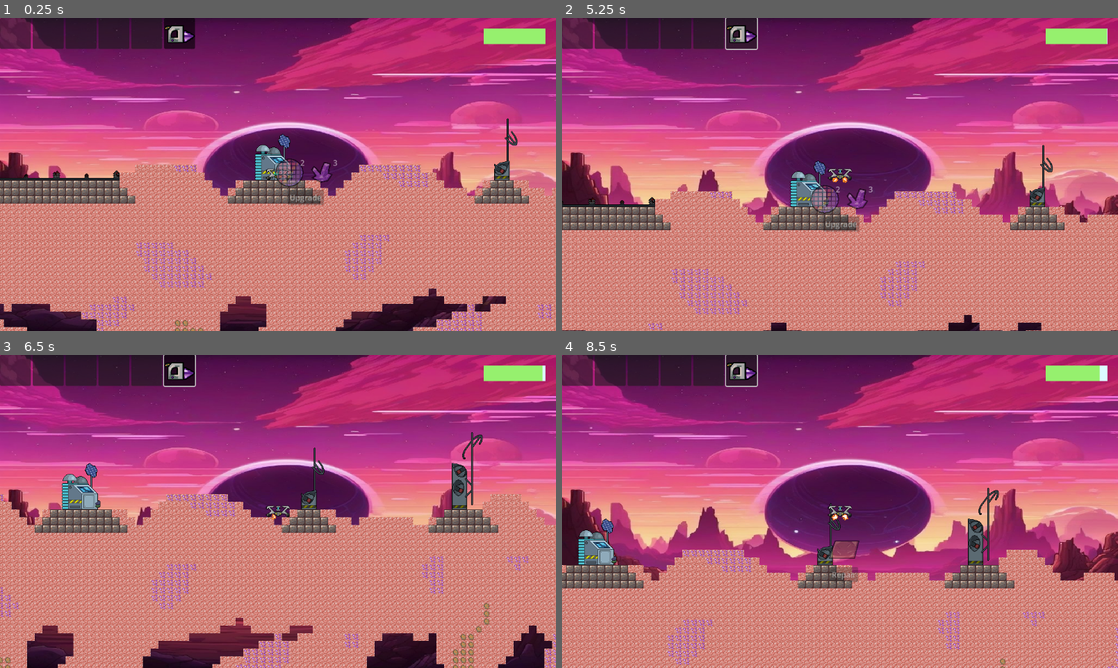
Above: before the commit, frames 1-4 (two rows, left to right).
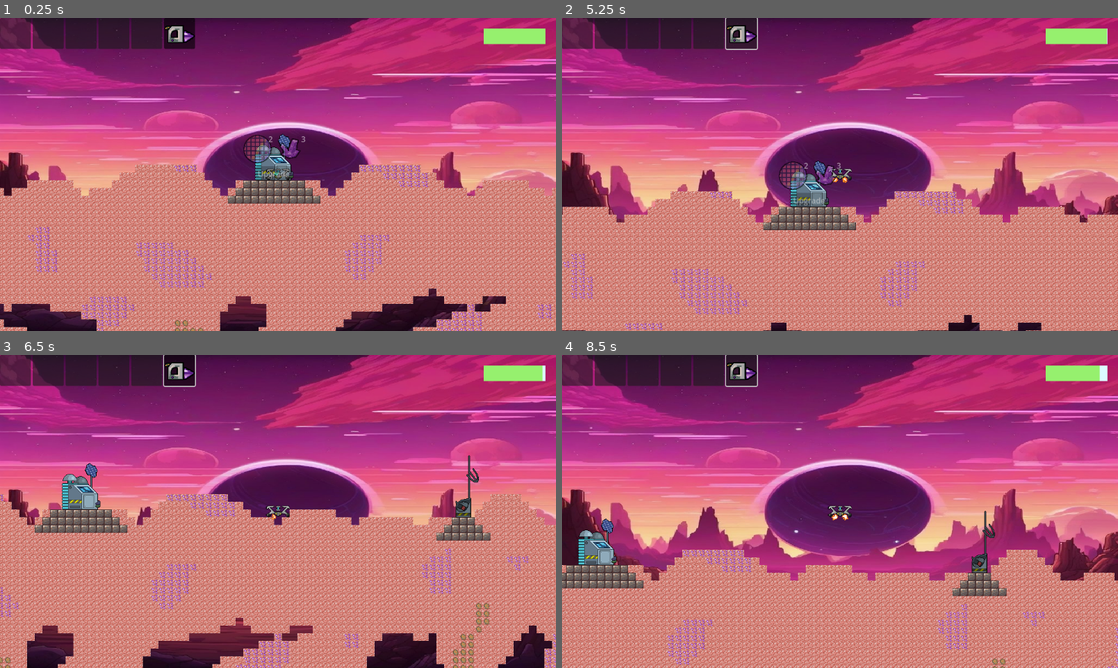
Above: after the commit, the same moments.

Repository: milana-94888u/curiostray
Game: Godot game, scene res://src/scenes/world/world.tscn
Two runs of this game, one before a commit and one after it. Both use one fixed random seed, a clock stepped at 60 frames per second and the inputs below.
Inputs (mouse positions are in pixels of both pictures, inside the frame that each line leads up to):
- Up to frame 1 (0.25 s): no input
- Up to frame 2 (5.25 s): click (578, 33) at 0.5 s; click (612, 33) at 1.25 s; click (645, 33) at 2 s; click (673, 33) at 2.75 s; click (706, 33) at 3.5 s; click (739, 33) at 4.25 s; move the mouse to (962, 158) at 5.02 s; hold D (right) from 5.03 s (still down); hold Space (fly) from 5.03 s (still down); click (962, 158) at 5.17 s
- Up to frame 3 (6.5 s): keep holding D (right); tap Up (ui_up) at 5.27, 6.02 s; move the mouse to (166, 527) at 5.77 s; release Space (fly) at 5.78 s; tap Space (fly) at 5.85 s
- Up to frame 4 (8.5 s): move the mouse to (895, 442) at 6.52 s; release D (right) at 6.53 s; hold A (left) 6.53-7.28 s; hold Space (fly) 6.53-7.28 s; move the mouse to (812, 574) at 7.27 s; hold D (right) from 7.28 s (still down); tap Space (fly) at 7.35 s; click (812, 574) at 7.42 s; tap Up (ui_up) at 7.52, 8.27 s; move the mouse to (1006, 558) at 8.02 s; hold Space (fly) from 8.03 s (still down)

The runs differ from the first frame. In frame 1, 4.1% of the frame differs, in the area x 0-96%, y 32-94%; in frame 2, 3.7%; in frame 3, 2.3%; in frame 4, 2.6%.

Commit message:
improve buildings

Diff:
--- a/project.godot
+++ b/project.godot
@@ -13,7 +13,7 @@
 config/name="Curiostray"
 run/main_scene="res://src/scenes/world/world.tscn"
 config/features=PackedStringArray("4.1", "GL Compatibility")
-config/icon="res://icon.svg"
+config/icon="res://assets/sprites/icons/laser_drill.png"
 
 [autoload]
 
--- /dev/null
+++ b/resources/crafting/golden_plate.tres
@@ -0,0 +1,26 @@
+[gd_resource type="Resource" script_class="CraftingRecipe" load_steps=9 format=3 uid="uid://ct6tddwx6k475"]
+
+[ext_resource type="Resource" uid="uid://mmptcbgpw3xq" path="res://resources/inventory/items/gold_ore.tres" id="1_4wwxn"]
+[ext_resource type="Script" path="res://src/resources/counted_item.gd" id="2_oq57q"]
+[ext_resource type="Script" path="res://src/resources/crafting/crafting_ingridient.gd" id="3_nst68"]
+[ext_resource type="Resource" uid="uid://baak4n448nw0d" path="res://resources/inventory/items/golden_plate.tres" id="4_1d30v"]
+[ext_resource type="Script" path="res://src/resources/crafting/crafring_recipe.gd" id="5_dale0"]
+
+[sub_resource type="Resource" id="Resource_vnvtv"]
+script = ExtResource("2_oq57q")
+item = ExtResource("1_4wwxn")
+amount = 3
+
+[sub_resource type="Resource" id="Resource_ybnsk"]
+script = ExtResource("3_nst68")
+reqiured_item = SubResource("Resource_vnvtv")
+
+[sub_resource type="Resource" id="Resource_vt86j"]
+script = ExtResource("2_oq57q")
+item = ExtResource("4_1d30v")
+amount = 1
+
+[resource]
+script = ExtResource("5_dale0")
+ingridients = Array[ExtResource("3_nst68")]([SubResource("Resource_ybnsk")])
+result = SubResource("Resource_vt86j")
--- /dev/null
+++ b/resources/crafting/microscheme.tres
@@ -0,0 +1,36 @@
+[gd_resource type="Resource" script_class="CraftingRecipe" load_steps=12 format=3 uid="uid://61to5id0sg7c"]
+
+[ext_resource type="Script" path="res://src/resources/counted_item.gd" id="2_cpvxt"]
+[ext_resource type="Script" path="res://src/resources/crafting/crafting_ingridient.gd" id="3_ldul0"]
+[ext_resource type="Resource" uid="uid://bg4hhg8sl0y2q" path="res://resources/inventory/items/wafer.tres" id="4_g06qm"]
+[ext_resource type="Resource" uid="uid://b8ojnygha2sho" path="res://resources/inventory/items/energy_crystal.tres" id="4_uw0fv"]
+[ext_resource type="Script" path="res://src/resources/crafting/crafring_recipe.gd" id="5_0a0j3"]
+[ext_resource type="Resource" uid="uid://dd5tfuqy7sth1" path="res://resources/inventory/items/microscheme.tres" id="5_kf3ce"]
+
+[sub_resource type="Resource" id="Resource_a8pom"]
+script = ExtResource("2_cpvxt")
+item = ExtResource("4_g06qm")
+amount = 1
+
+[sub_resource type="Resource" id="Resource_12mod"]
+script = ExtResource("3_ldul0")
+reqiured_item = SubResource("Resource_a8pom")
+
+[sub_resource type="Resource" id="Resource_jugkx"]
+script = ExtResource("2_cpvxt")
+item = ExtResource("4_uw0fv")
+amount = 2
+
+[sub_resource type="Resource" id="Resource_ususd"]
+script = ExtResource("3_ldul0")
+reqiured_item = SubResource("Resource_jugkx")
+
+[sub_resource type="Resource" id="Resource_jjn20"]
+script = ExtResource("2_cpvxt")
+item = ExtResource("5_kf3ce")
+amount = 1
+
+[resource]
+script = ExtResource("5_0a0j3")
+ingridients = Array[ExtResource("3_ldul0")]([SubResource("Resource_12mod"), SubResource("Resource_ususd")])
+result = SubResource("Resource_jjn20")
--- a/resources/inventory/items/copper_ore.tres
+++ b/resources/inventory/items/copper_ore.tres
@@ -8,4 +8,4 @@
 icon = ExtResource("1_cmwj5")
 name = "Copper ore"
 categories = Array[Resource("res://src/resources/inventory/item_category.gd")]([])
-max_stack = 8
+max_stack = 99
--- a/resources/inventory/items/copper_plate.tres
+++ b/resources/inventory/items/copper_plate.tres
@@ -6,6 +6,6 @@
 [resource]
 script = ExtResource("2_qnyhy")
 icon = ExtResource("1_7ieas")
-name = "Copper ore"
+name = "Copper plate"
 categories = Array[Resource("res://src/resources/inventory/item_category.gd")]([])
-max_stack = 8
+max_stack = 99
--- a/resources/inventory/items/energy_crystal.tres
+++ b/resources/inventory/items/energy_crystal.tres
@@ -8,4 +8,4 @@
 icon = ExtResource("1_1ar1j")
 name = "Energy crystal"
 categories = Array[Resource("res://src/resources/inventory/item_category.gd")]([])
-max_stack = 8
+max_stack = 99
--- a/resources/inventory/items/gold_ore.tres
+++ b/resources/inventory/items/gold_ore.tres
@@ -8,4 +8,4 @@
 icon = ExtResource("1_p5ph8")
 name = "Gold ore"
 categories = Array[Resource("res://src/resources/inventory/item_category.gd")]([])
-max_stack = 8
+max_stack = 99
--- a/resources/inventory/items/golden_plate.tres
+++ b/resources/inventory/items/golden_plate.tres
@@ -6,6 +6,6 @@
 [resource]
 script = ExtResource("2_b4rgf")
 icon = ExtResource("1_jpnhb")
-name = "Gold ore"
+name = "Golden plate"
 categories = Array[Resource("res://src/resources/inventory/item_category.gd")]([])
-max_stack = 8
+max_stack = 99
--- a/resources/inventory/items/iron_ore.tres
+++ b/resources/inventory/items/iron_ore.tres
@@ -8,4 +8,4 @@
 icon = ExtResource("1_54q5x")
 name = "Iron ore"
 categories = Array[Resource("res://src/resources/inventory/item_category.gd")]([])
-max_stack = 8
+max_stack = 99
--- a/resources/inventory/items/iron_plate.tres
+++ b/resources/inventory/items/iron_plate.tres
@@ -6,6 +6,6 @@
 [resource]
 script = ExtResource("2_vuvx3")
 icon = ExtResource("1_7tfgc")
-name = "Iron ore"
+name = "Iron plate"
 categories = Array[Resource("res://src/resources/inventory/item_category.gd")]([])
-max_stack = 8
+max_stack = 99
--- /dev/null
+++ b/resources/inventory/items/microscheme.tres
@@ -0,0 +1,11 @@
+[gd_resource type="Resource" script_class="Item" load_steps=3 format=3 uid="uid://dd5tfuqy7sth1"]
+
+[ext_resource type="Texture2D" uid="uid://bq4aiy51goe3s" path="res://assets/sprites/icons/microscheme.png" id="1_4unhh"]
+[ext_resource type="Script" path="res://src/resources/inventory/item.gd" id="2_4uigm"]
+
+[resource]
+script = ExtResource("2_4uigm")
+icon = ExtResource("1_4unhh")
+name = "Microscheme"
+categories = Array[Resource("res://src/resources/inventory/item_category.gd")]([])
+max_stack = 99
--- a/resources/inventory/items/sillicat_mineral.tres
+++ b/resources/inventory/items/sillicat_mineral.tres
@@ -8,4 +8,4 @@
 icon = ExtResource("1_bvx17")
 name = "Sillicat mineral"
 categories = Array[Resource("res://src/resources/inventory/item_category.gd")]([])
-max_stack = 8
+max_stack = 99
--- a/resources/inventory/items/wafer.tres
+++ b/resources/inventory/items/wafer.tres
@@ -8,4 +8,4 @@
 icon = ExtResource("1_pakfr")
 name = "Wafer"
 categories = Array[Resource("res://src/resources/inventory/item_category.gd")]([])
-max_stack = 8
+max_stack = 99
--- a/resources/player_data.tres
+++ b/resources/player_data.tres
@@ -1,10 +1,11 @@
-[gd_resource type="Resource" script_class="PlayerData" load_steps=27 format=3 uid="uid://da7sfr64nat0b"]
+[gd_resource type="Resource" script_class="PlayerData" load_steps=28 format=3 uid="uid://da7sfr64nat0b"]
 
-[ext_resource type="Resource" uid="uid://c8ujkqex3yj1f" path="res://resources/crafting/wafer.tres" id="1_d2h0u"]
 [ext_resource type="Script" path="res://src/resources/player_data.gd" id="1_gccfx"]
 [ext_resource type="Script" path="res://src/resources/inventory/inventory.gd" id="1_m61qy"]
 [ext_resource type="Resource" uid="uid://bbbjfov23ts44" path="res://resources/crafting/copper_plate.tres" id="2_jbxh2"]
 [ext_resource type="Script" path="res://src/resources/inventory/inventory_slot.gd" id="2_qcuke"]
+[ext_resource type="Resource" uid="uid://dpf85cpxyfyy4" path="res://resources/crafting/iron_plate.tres" id="2_rxwts"]
+[ext_resource type="Resource" uid="uid://ct6tddwx6k475" path="res://resources/crafting/golden_plate.tres" id="3_d8lgt"]
 
 [sub_resource type="Resource" id="Resource_kqi41"]
 script = ExtResource("2_qcuke")
@@ -92,7 +93,7 @@
 
 [resource]
 script = ExtResource("1_gccfx")
-available_crafts = Array[Resource("res://src/resources/crafting/crafring_recipe.gd")]([ExtResource("1_d2h0u"), ExtResource("2_jbxh2")])
+available_crafts = Array[Resource("res://src/resources/crafting/crafring_recipe.gd")]([ExtResource("2_jbxh2"), ExtResource("2_rxwts"), ExtResource("3_d8lgt")])
 player_inventory = SubResource("Resource_1yx2r")
 max_energy = 2000
 energy = 2000
--- a/src/resources/inventory/item.gd
+++ b/src/resources/inventory/item.gd
@@ -6,4 +6,4 @@
 @export var icon: Texture2D = PlaceholderTexture2D.new()
 @export var name := "Item"
 @export var categories: Array[ItemCategory] = []
-@export_range(1, 100, 1, "or_greater") var max_stack := 8
+@export_range(1, 100, 1, "or_greater") var max_stack := 99
--- a/src/scenes/ui/crafting/crafting_recipes_grid.gd
+++ b/src/scenes/ui/crafting/crafting_recipes_grid.gd
@@ -40,3 +40,7 @@
 		child.is_available = inventory.can_be_crafted(crafting_recipe)
 		child.pressed.connect(func(): craft_requested.emit(crafting_recipe))
 		add_child(child)
+
+
+func _on_visibility_changed() -> void:
+	apply_crafts()
--- a/src/scenes/ui/crafting/crafting_recipes_grid.tscn
+++ b/src/scenes/ui/crafting/crafting_recipes_grid.tscn
@@ -9,3 +9,5 @@
 columns = 10
 script = ExtResource("1_rw7yq")
 crafting_recipe_slot_scene = ExtResource("2_0l272")
+
+[connection signal="visibility_changed" from="." to="." method="_on_visibility_changed"]
--- a/src/scenes/ui/misc/repair_ask.tscn
+++ b/src/scenes/ui/misc/repair_ask.tscn
@@ -25,9 +25,18 @@
 crafting_recipe_slot_scene = ExtResource("2_27fw8")
 
 [node name="VBoxContainer" type="VBoxContainer" parent="."]
-layout_mode = 0
-offset_right = 40.0
-offset_bottom = 40.0
+layout_mode = 1
+anchors_preset = 8
+anchor_left = 0.5
+anchor_top = 0.5
+anchor_right = 0.5
+anchor_bottom = 0.5
+offset_left = -29.5
+offset_top = -20.0
+offset_right = 29.5
+offset_bottom = 20.0
+grow_horizontal = 2
+grow_vertical = 2
 
 [node name="HBoxContainer" type="HBoxContainer" parent="VBoxContainer"]
 layout_mode = 2
--- a/src/scenes/ui/misc/upgrade_ask.tscn
+++ b/src/scenes/ui/misc/upgrade_ask.tscn
@@ -25,9 +25,18 @@
 crafting_recipe_slot_scene = ExtResource("1_b08pw")
 
 [node name="VBoxContainer" type="VBoxContainer" parent="."]
-layout_mode = 0
-offset_right = 40.0
-offset_bottom = 40.0
+layout_mode = 1
+anchors_preset = 8
+anchor_left = 0.5
+anchor_top = 0.5
+anchor_right = 0.5
+anchor_bottom = 0.5
+offset_left = -37.5
+offset_top = -20.0
+offset_right = 37.5
+offset_bottom = 20.0
+grow_horizontal = 2
+grow_vertical = 2
 
 [node name="HBoxContainer" type="HBoxContainer" parent="VBoxContainer"]
 layout_mode = 2
--- a/src/scenes/world/WorldGenerator.gd
+++ b/src/scenes/world/WorldGenerator.gd
@@ -28,9 +28,9 @@
 	generate_ores()
 	generate_energy()
 	set_main_building()
-	set_broken_first_communication_tower(30)
-	set_broken_second_communication_tower(50)
-	set_broken_landing_pad(-30)
+	set_broken_first_communication_tower(50)
+	set_broken_second_communication_tower(160)
+	set_broken_landing_pad(-80)
 
 
 func generate_level() -> void:
--- a/src/scenes/world/buildings/broken_first_communication_tower.tscn
+++ b/src/scenes/world/buildings/broken_first_communication_tower.tscn
@@ -41,3 +41,9 @@
 sprite_frames = SubResource("SpriteFrames_s2mb7")
 autoplay = "default"
 frame_progress = 0.126472
+
+[node name="RepairAsk" parent="." index="2"]
+offset_left = -24.0
+offset_top = -64.0
+offset_right = 24.0
+offset_bottom = 64.0
--- a/src/scenes/world/buildings/broken_landing_pad.tscn
+++ b/src/scenes/world/buildings/broken_landing_pad.tscn
@@ -1,8 +1,30 @@
-[gd_scene load_steps=6 format=3 uid="uid://0ody4b1ph7sl"]
+[gd_scene load_steps=14 format=3 uid="uid://0ody4b1ph7sl"]
 
 [ext_resource type="PackedScene" uid="uid://cm3lvrxvy4p4g" path="res://src/scenes/world/buildings/broken_building.tscn" id="1_sx51h"]
 [ext_resource type="PackedScene" uid="uid://dd7veao8gguxo" path="res://src/scenes/world/buildings/landing_pad.tscn" id="2_2aae4"]
+[ext_resource type="Resource" uid="uid://dd5tfuqy7sth1" path="res://resources/inventory/items/microscheme.tres" id="2_s506y"]
 [ext_resource type="Texture2D" uid="uid://ixrbo3u034wt" path="res://assets/sprites/buildings/broken_landing_pad.png" id="3_4hqsc"]
+[ext_resource type="Script" path="res://src/resources/counted_item.gd" id="3_8lxiq"]
+[ext_resource type="Script" path="res://src/resources/crafting/crafting_ingridient.gd" id="4_lxux0"]
+[ext_resource type="Resource" uid="uid://baak4n448nw0d" path="res://resources/inventory/items/golden_plate.tres" id="5_aagh6"]
+
+[sub_resource type="Resource" id="Resource_ngte4"]
+script = ExtResource("3_8lxiq")
+item = ExtResource("2_s506y")
+amount = 2
+
+[sub_resource type="Resource" id="Resource_b1d5v"]
+script = ExtResource("4_lxux0")
+reqiured_item = SubResource("Resource_ngte4")
+
+[sub_resource type="Resource" id="Resource_lgytq"]
+script = ExtResource("3_8lxiq")
+item = ExtResource("5_aagh6")
+amount = 5
+
+[sub_resource type="Resource" id="Resource_31je4"]
+script = ExtResource("4_lxux0")
+reqiured_item = SubResource("Resource_lgytq")
 
 [sub_resource type="RectangleShape2D" id="RectangleShape2D_qr1e6"]
 size = Vector2(320, 48)
@@ -19,6 +41,7 @@
 }]
 
 [node name="BrokenLandingPad" instance=ExtResource("1_sx51h")]
+needed_ingdidients = Array[ExtResource("4_lxux0")]([SubResource("Resource_b1d5v"), SubResource("Resource_31je4")])
 switch_to = ExtResource("2_2aae4")
 
 [node name="CollisionShape2D" parent="." index="0"]
@@ -26,3 +49,9 @@
 
 [node name="BuildingSprite" parent="." index="1"]
 sprite_frames = SubResource("SpriteFrames_ow1mn")
+
+[node name="RepairAsk" parent="." index="2"]
+offset_left = -160.0
+offset_top = -24.0
+offset_right = 160.0
+offset_bottom = 24.0
--- a/src/scenes/world/buildings/broken_second_communication_tower.tscn
+++ b/src/scenes/world/buildings/broken_second_communication_tower.tscn
@@ -1,8 +1,30 @@
-[gd_scene load_steps=6 format=3 uid="uid://d2a4bpptl6nar"]
+[gd_scene load_steps=14 format=3 uid="uid://d2a4bpptl6nar"]
 
 [ext_resource type="PackedScene" uid="uid://cm3lvrxvy4p4g" path="res://src/scenes/world/buildings/broken_building.tscn" id="1_6eg4a"]
+[ext_resource type="Resource" uid="uid://bg4hhg8sl0y2q" path="res://resources/inventory/items/wafer.tres" id="2_6ynsd"]
 [ext_resource type="Texture2D" uid="uid://7rbfchhpci0j" path="res://assets/sprites/buildings/broken_second_communication_tower.png" id="2_cai0p"]
 [ext_resource type="PackedScene" uid="uid://chxdswiypfqbb" path="res://src/scenes/world/buildings/second_communication_tower.tscn" id="2_uutlm"]
+[ext_resource type="Script" path="res://src/resources/counted_item.gd" id="3_lvu7q"]
+[ext_resource type="Script" path="res://src/resources/crafting/crafting_ingridient.gd" id="4_4p3id"]
+[ext_resource type="Resource" uid="uid://ls8dot3x0ueq" path="res://resources/inventory/items/iron_plate.tres" id="5_6c7is"]
+
+[sub_resource type="Resource" id="Resource_jwc6q"]
+script = ExtResource("3_lvu7q")
+item = ExtResource("2_6ynsd")
+amount = 2
+
+[sub_resource type="Resource" id="Resource_5oma4"]
+script = ExtResource("4_4p3id")
+reqiured_item = SubResource("Resource_jwc6q")
+
+[sub_resource type="Resource" id="Resource_lgmhw"]
+script = ExtResource("3_lvu7q")
+item = ExtResource("5_6c7is")
+amount = 4
+
+[sub_resource type="Resource" id="Resource_d3ymt"]
+script = ExtResource("4_4p3id")
+reqiured_item = SubResource("Resource_lgmhw")
 
 [sub_resource type="RectangleShape2D" id="RectangleShape2D_1weg8"]
 size = Vector2(64, 160)
@@ -19,6 +41,7 @@
 }]
 
 [node name="BrokenSecondCommunicationTower" instance=ExtResource("1_6eg4a")]
+needed_ingdidients = Array[ExtResource("4_4p3id")]([SubResource("Resource_5oma4"), SubResource("Resource_d3ymt")])
 switch_to = ExtResource("2_uutlm")
 
 [node name="CollisionShape2D" parent="." index="0"]
@@ -26,3 +49,9 @@
 
 [node name="BuildingSprite" parent="." index="1"]
 sprite_frames = SubResource("SpriteFrames_dmrvq")
+
+[node name="RepairAsk" parent="." index="2"]
+offset_left = -32.0
+offset_top = -80.0
+offset_right = 32.0
+offset_bottom = 80.0
--- a/src/scenes/world/buildings/building.gd
+++ b/src/scenes/world/buildings/building.gd
@@ -1,2 +1,9 @@
 class_name Building
 extends Area2D
+
+@export var unlocked_recipe: CraftingRecipe
+
+
+func _ready() -> void:
+	if is_instance_valid(unlocked_recipe):
+		Globals.player_data.available_crafts.append(unlocked_recipe)
--- a/src/scenes/world/buildings/first_communication_tower.tscn
+++ b/src/scenes/world/buildings/first_communication_tower.tscn
@@ -1,6 +1,7 @@
-[gd_scene load_steps=55 format=3 uid="uid://b3hfy1gqp2jv5"]
+[gd_scene load_steps=56 format=3 uid="uid://b3hfy1gqp2jv5"]
 
 [ext_resource type="PackedScene" uid="uid://ixkwfi3tpv32" path="res://src/scenes/world/buildings/building.tscn" id="1_pphon"]
+[ext_resource type="Resource" uid="uid://c8ujkqex3yj1f" path="res://resources/crafting/wafer.tres" id="2_8dhiv"]
 [ext_resource type="Texture2D" uid="uid://dow8hcxx5nwq7" path="res://assets/sprites/buildings/first_communication_tower.png" id="2_70ot6"]
 
 [sub_resource type="RectangleShape2D" id="RectangleShape2D_olghw"]
@@ -365,6 +366,7 @@
 }]
 
 [node name="FirstCommunicationTower" instance=ExtResource("1_pphon")]
+unlocked_recipe = ExtResource("2_8dhiv")
 
 [node name="CollisionShape2D" parent="." index="0"]
 shape = SubResource("RectangleShape2D_olghw")
--- a/src/scenes/world/buildings/landing_pad.tscn
+++ b/src/scenes/world/buildings/landing_pad.tscn
@@ -435,3 +435,4 @@
 [node name="BuildingSprite" parent="." index="1"]
 sprite_frames = SubResource("SpriteFrames_n14c7")
 autoplay = "default"
+frame_progress = 0.433365
--- a/src/scenes/world/buildings/main_building.tscn
+++ b/src/scenes/world/buildings/main_building.tscn
@@ -8,6 +8,7 @@
 [ext_resource type="Script" path="res://src/resources/counted_item.gd" id="4_5wvn4"]
 [ext_resource type="Script" path="res://src/resources/crafting/crafting_ingridient.gd" id="5_hmgcm"]
 [ext_resource type="Resource" uid="uid://b8ojnygha2sho" path="res://resources/inventory/items/energy_crystal.tres" id="6_2rtmm"]
+[ext_resource type="Resource" uid="uid://dd5tfuqy7sth1" path="res://resources/inventory/items/microscheme.tres" id="7_kd1td"]
 
 [sub_resource type="Resource" id="Resource_0bges"]
 script = ExtResource("4_5wvn4")
@@ -26,6 +27,24 @@
 [sub_resource type="Resource" id="Resource_x6ot6"]
 script = ExtResource("5_hmgcm")
 reqiured_item = SubResource("Resource_d2ub1")
+
+[sub_resource type="Resource" id="Resource_mkydf"]
+script = ExtResource("4_5wvn4")
+item = ExtResource("7_kd1td")
+amount = 1
+
+[sub_resource type="Resource" id="Resource_sij4m"]
+script = ExtResource("5_hmgcm")
+reqiured_item = SubResource("Resource_mkydf")
+
+[sub_resource type="Resource" id="Resource_moaro"]
+script = ExtResource("4_5wvn4")
+item = ExtResource("6_2rtmm")
+amount = 4
+
+[sub_resource type="Resource" id="Resource_jish0"]
+script = ExtResource("5_hmgcm")
+reqiured_item = SubResource("Resource_moaro")
 
 [sub_resource type="RectangleShape2D" id="RectangleShape2D_n4n6o"]
 size = Vector2(128, 96)
@@ -342,7 +361,7 @@
 [node name="MainBuilding" instance=ExtResource("1_qngko")]
 script = ExtResource("2_1t4o3")
 first_needed_ingdidients = Array[ExtResource("5_hmgcm")]([SubResource("Resource_6st7a"), SubResource("Resource_x6ot6")])
-second_needed_ingdidients = Array[ExtResource("5_hmgcm")]([])
+second_needed_ingdidients = Array[ExtResource("5_hmgcm")]([SubResource("Resource_sij4m"), SubResource("Resource_jish0")])
 current_level = 1
 
 [node name="CollisionShape2D" parent="." index="0"]
@@ -355,6 +374,10 @@
 
 [node name="UpgradeAsk" parent="." index="2" instance=ExtResource("3_7bj5t")]
 visible = false
+offset_left = -64.0
+offset_top = -48.0
+offset_right = 64.0
+offset_bottom = 48.0
 
 [connection signal="body_entered" from="." to="." method="_on_body_entered"]
 [connection signal="body_exited" from="." to="." method="_on_body_exited"]
--- a/src/scenes/world/buildings/second_communication_tower.tscn
+++ b/src/scenes/world/buildings/second_communication_tower.tscn
@@ -1,7 +1,8 @@
-[gd_scene load_steps=55 format=3 uid="uid://chxdswiypfqbb"]
+[gd_scene load_steps=56 format=3 uid="uid://chxdswiypfqbb"]
 
 [ext_resource type="PackedScene" uid="uid://ixkwfi3tpv32" path="res://src/scenes/world/buildings/building.tscn" id="1_b2m4i"]
 [ext_resource type="Texture2D" uid="uid://b127bhr4ivpn7" path="res://assets/sprites/buildings/second_communication_tower.png" id="2_fc2ir"]
+[ext_resource type="Resource" uid="uid://61to5id0sg7c" path="res://resources/crafting/microscheme.tres" id="2_so0h4"]
 
 [sub_resource type="RectangleShape2D" id="RectangleShape2D_s16xn"]
 size = Vector2(64, 160)
@@ -365,6 +366,7 @@
 }]
 
 [node name="SecondCommunicationTower" instance=ExtResource("1_b2m4i")]
+unlocked_recipe = ExtResource("2_so0h4")
 
 [node name="CollisionShape2D" parent="." index="0"]
 shape = SubResource("RectangleShape2D_s16xn")
Not shown: 1 places in src/scenes/world/buildings/main_building.tscn that only renumber resources
